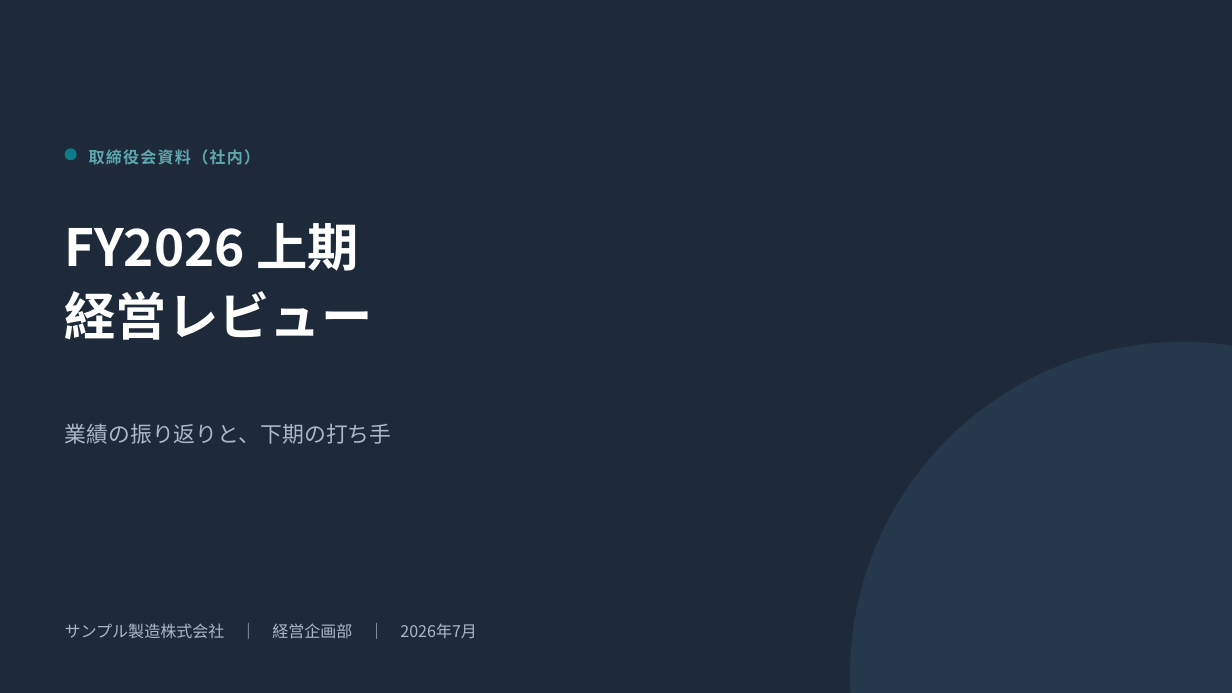
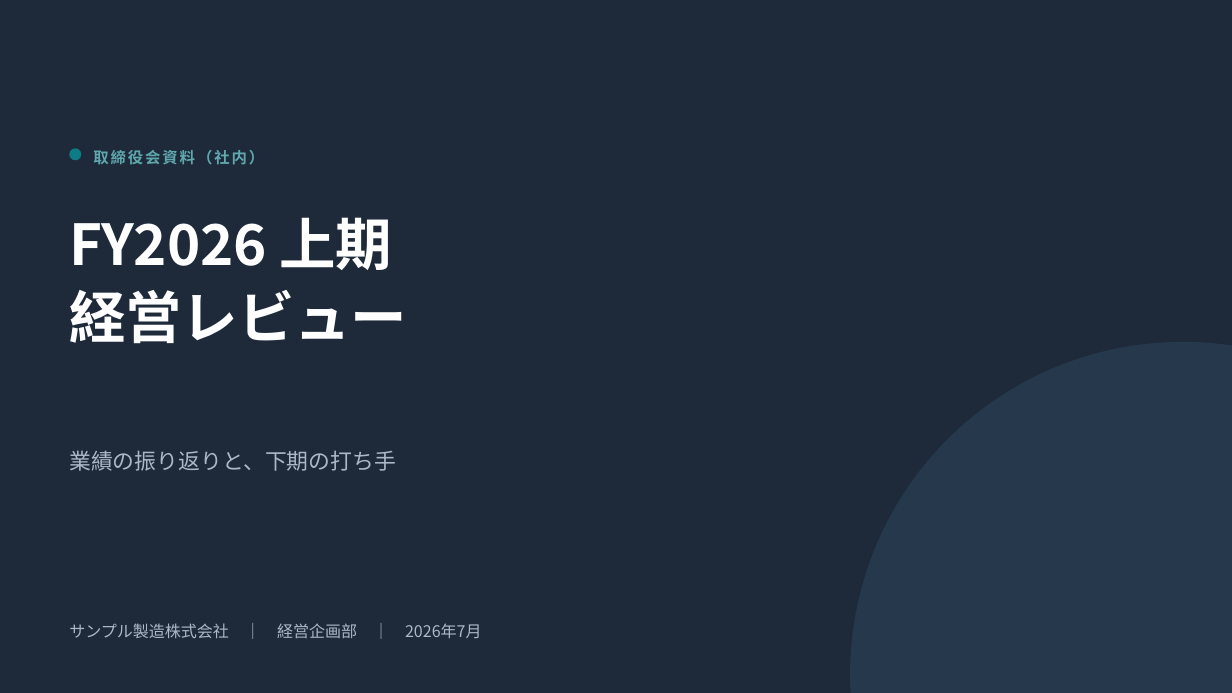
Before and after one commit to daikichi-lab/design-system-plugin, a slide deck: slide 1 of pptx-creation-plugin/examples/financial-analysis/out/deck.pptx. Drawn at 1232x693 pixels with LibreOffice and Linux fonts; fonts in the diff are those of the drawing. Boxes give left, top, right and bottom in pixels: in the first picture for what was removed or moved away, otherwise in the second. Text is boxed around its words. In the diff, an @@ line names an element or a change of style, - is before the commit and + after.

```diff
--- a/pptx-creation-plugin/examples/financial-analysis/out/deck.pptx
+++ b/pptx-creation-plugin/examples/financial-analysis/out/deck.pptx
@@ ellipse: place and size @@
-ellipse at box(65, 148, 77, 160)
+ellipse at box(69, 148, 81, 160)
@@ text "取締役会資料（社内）" at box(93, 150, 264, 165): size 12.5 to 12 pt, letter spacing 1 to 1.5 pt @@
@@ text "FY2026 上期" at box(69, 217, 407, 344): size 40 to 44 pt, letter spacing 0 to -0.2 pt; line spacing 1.12 to 1.08 @@
@@ text "業績の振り返りと、下期の打ち手": place and size @@
-text "業績の振り返りと、下期の打ち手" at box(65, 423, 392, 444)
+text "業績の振り返りと、下期の打ち手" at box(69, 450, 396, 471)
@@ text "業績の振り返りと、下期の打ち手" at box(69, 450, 396, 471): line spacing 1 to 1.5 @@
@@ text "サンプル製造株式会社 ｜ 経営企画部 ｜ 2026年7月": place and size @@
-text "サンプル製造株式会社 ｜ 経営企画部 ｜ 2026年7月" at box(65, 623, 476, 639)
+text "サンプル製造株式会社 ｜ 経営企画部 ｜ 2026年7月" at box(69, 623, 481, 638)
```
Also in this commit, not shown: 9 other slides changed, 25 other files.
